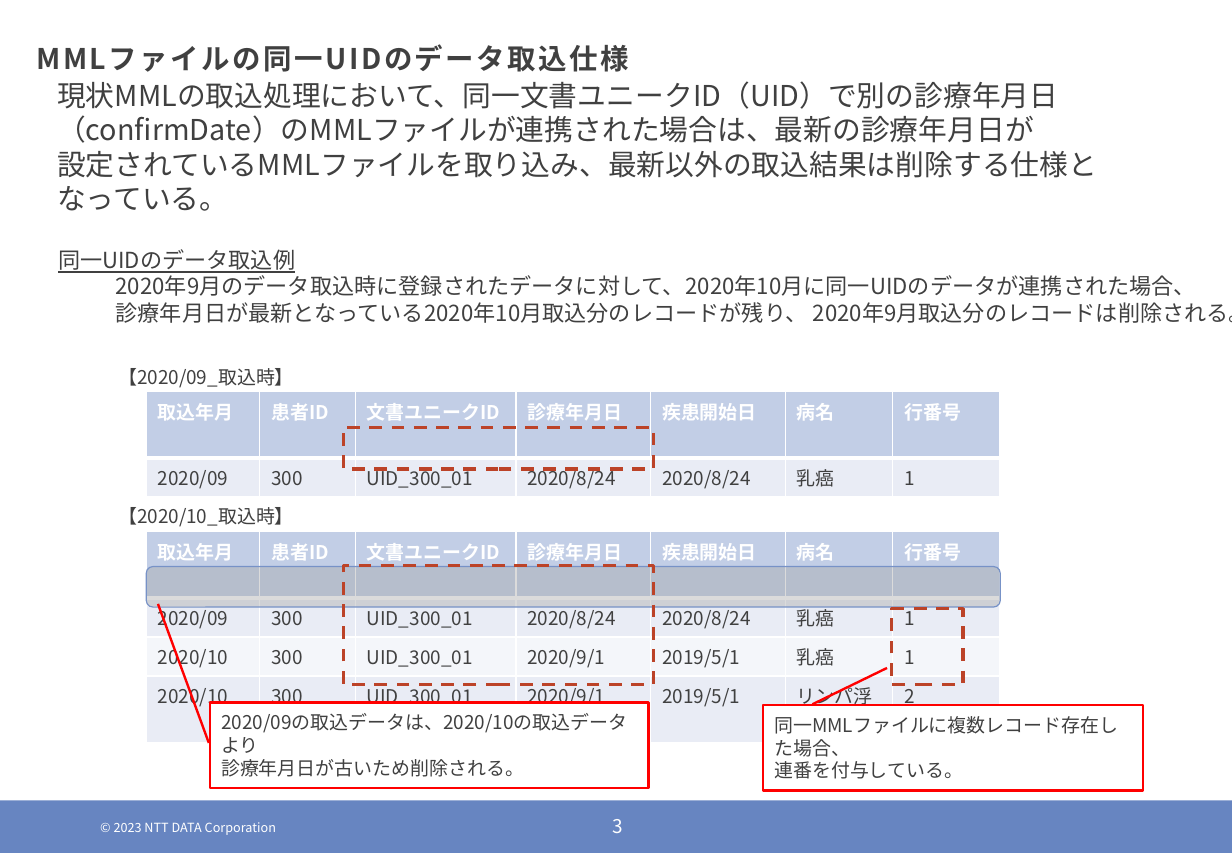
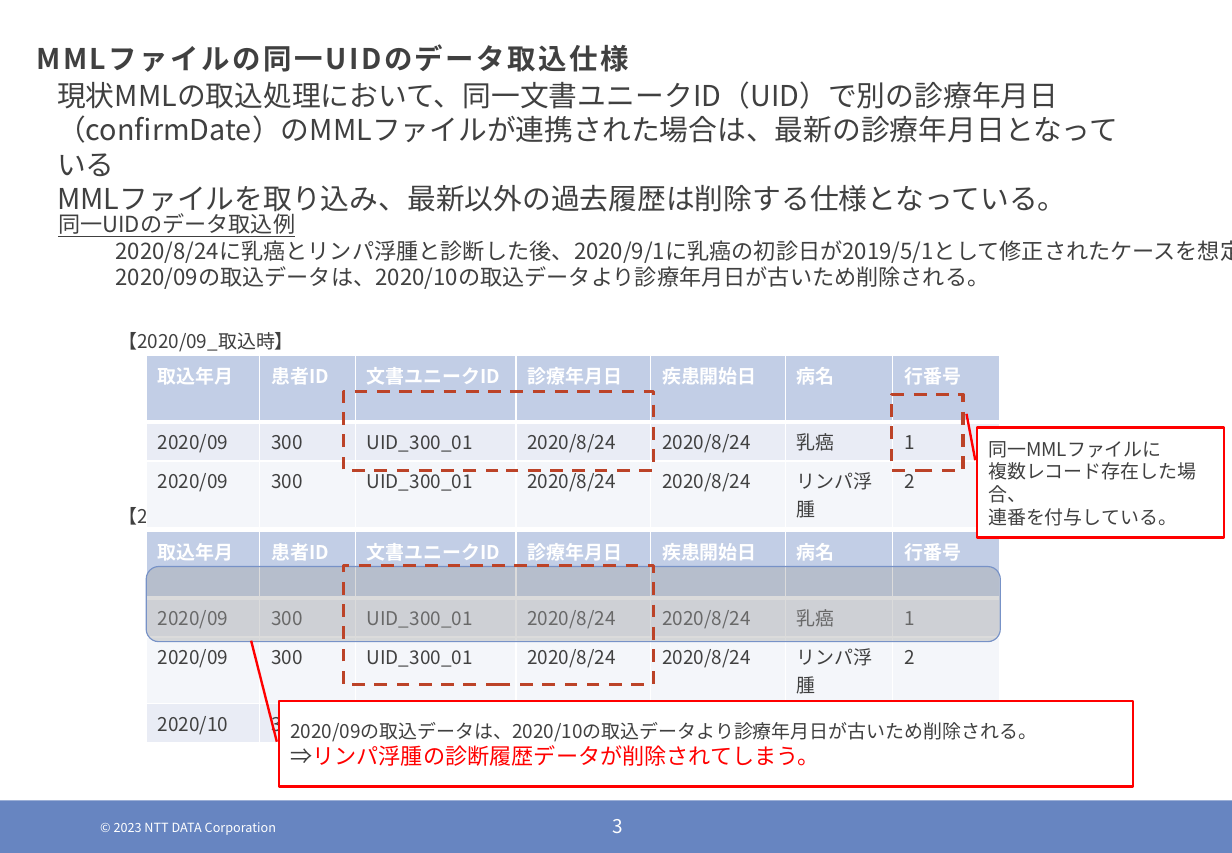
Before and after one commit to kazuyuki-ogata/calapp, a slide deck: slide 3 of UID重複レコードの取込による検討.pptx. Drawn at 1232x853 pixels with LibreOffice and Linux fonts; fonts in the diff are those of the drawing; background and template pictures are left out. Boxes give left, top, right and bottom in pixels: in the first picture for what was removed or moved away, otherwise in the second. Text is boxed around its words. In the diff, an @@ line names an element or a change of style, - is before the commit and + after.

```diff
--- a/UID重複レコードの取込による検討.pptx
+++ b/UID重複レコードの取込による検討.pptx
@@ text at (57,81,1118,217): text changed @@
-現状MMLの取込処理において、同一文書ユニークID（UID）で別の診療年月日（confirmDate）のMMLファイルが連携された場合は、最新の診療年月日が
-設定されているMMLファイルを取り込み、最新以外の取込結果は削除する仕様となっている。
+現状MMLの取込処理において、同一文書ユニークID（UID）で別の診療年月日（confirmDate）のMMLファイルが連携された場合は、最新の診療年月日となっている
+MMLファイルを取り込み、最新以外の過去履歴は削除する仕様となっている。
@@ text "同一UIDのデータ取込例": place and size @@
-text "同一UIDのデータ取込例" at (58,249,808,777)
+text "同一UIDのデータ取込例" at (58,210,990,289)
@@ text at (116,266,990,289): text changed @@
-  2020年9月のデータ取込時に登録されたデータに対して、2020年10月に同一UIDのデータが連携された場合、
-  診療年月日が最新となっている2020年10月取込分のレコードが残り、 2020年9月取込分のレコードは削除される。
+  2020/8/24に乳癌とリンパ浮腫と診断した後、2020/9/1に乳癌の初診日が2019/5/1として修正されたケースを想定。
+  2020/09の取込データは、2020/10の取込データより診療年月日が古いため削除される。
@@ text "【2020/09_取込時】": place and size @@
-text "【2020/09_取込時】" at (118,368,294,388)
+text "【2020/09_取込時】" at (118,332,294,352)
@@ table at (147,356,999,522) @@
+row 3: 2020/09 | 300 | UID_300_01 | 2020/8/24 | 2020/8/24 | リンパ浮腫 | 2
@@ table: place and size @@
-table at (147,391,999,493)
+table at (147,356,999,522)
@@ rectangle: place and size @@
-rectangle at (344,428,653,470)
+rectangle at (344,391,653,470)
@@ rectangle: place and size @@
-rectangle at (892,609,964,685)
+rectangle at (892,395,964,471)
@@ border callout "同一MMLファイルに": place and size @@
-border callout "同一MMLファイルに" at (763,705,1143,791)
+border callout "同一MMLファイルに" at (977,428,1224,538)
@@ border callout "同一MMLファイルに" at (977,428,1224,538): proportions changed @@
@@ text in border callout at (988,441,1196,503): text changed @@
-同一MMLファイルに複数レコード存在した場合、
+同一MMLファイルに
+複数レコード存在した場合、
@@ table at (147,531,999,740) @@
+row 3: 2020/09 | 300 | UID_300_01 | 2020/8/24 | 2020/8/24 | リンパ浮腫 | 2
-row 4: 2020/10 | 300 | UID_300_01 | 2020/9/1 | 2019/5/1 | リンパ浮腫 | 2
@@ rounded rectangle: place and size @@
-rounded rectangle at (147,567,1001,607)
+rounded rectangle at (147,567,1001,642)
@@ border callout "2020/09の取込データは、2020/10の取込データより診療年月日が古いため削除される。" at (279,702,1133,787): proportions changed @@
@@ border callout "2020/09の取込データは、2020/10の取込データより診療年月日が古いため削除される。": place and size @@
-border callout "2020/09の取込データは、2020/10の取込データより診療年月日が古いため削除される。" at (210,703,650,788)
+border callout "2020/09の取込データは、2020/10の取込データより診療年月日が古いため削除される。" at (279,702,1133,787)
@@ text in border callout at (290,722,1037,766): text changed @@
-2020/09の取込データは、2020/10の取込データより
-診療年月日が古いため削除される。
+2020/09の取込データは、2020/10の取込データより診療年月日が古いため削除される。
+⇒リンパ浮腫の診断履歴データが削除されてしまう。
```
Also in this commit, not shown: 3 other slides changed.
